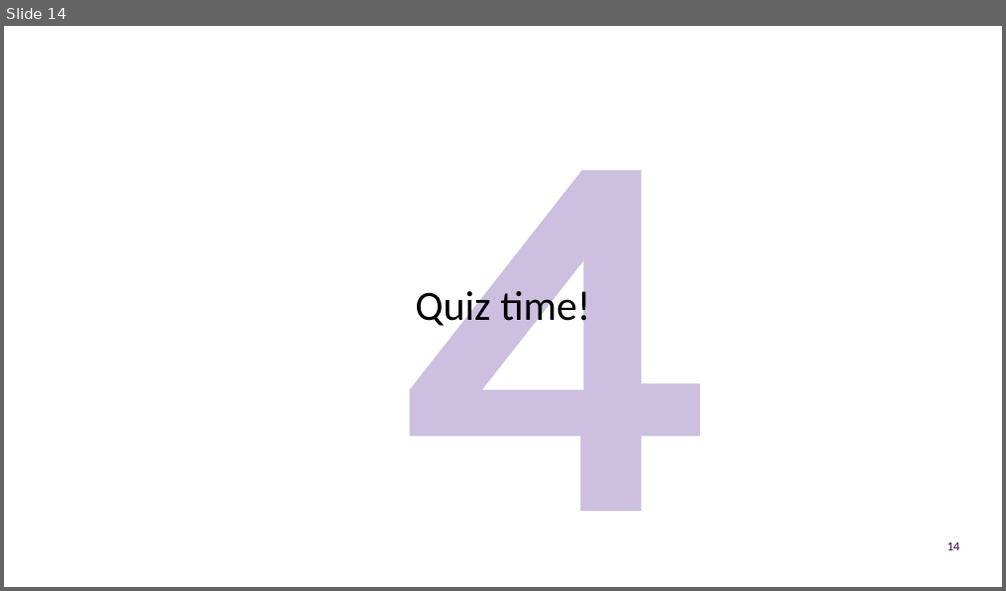
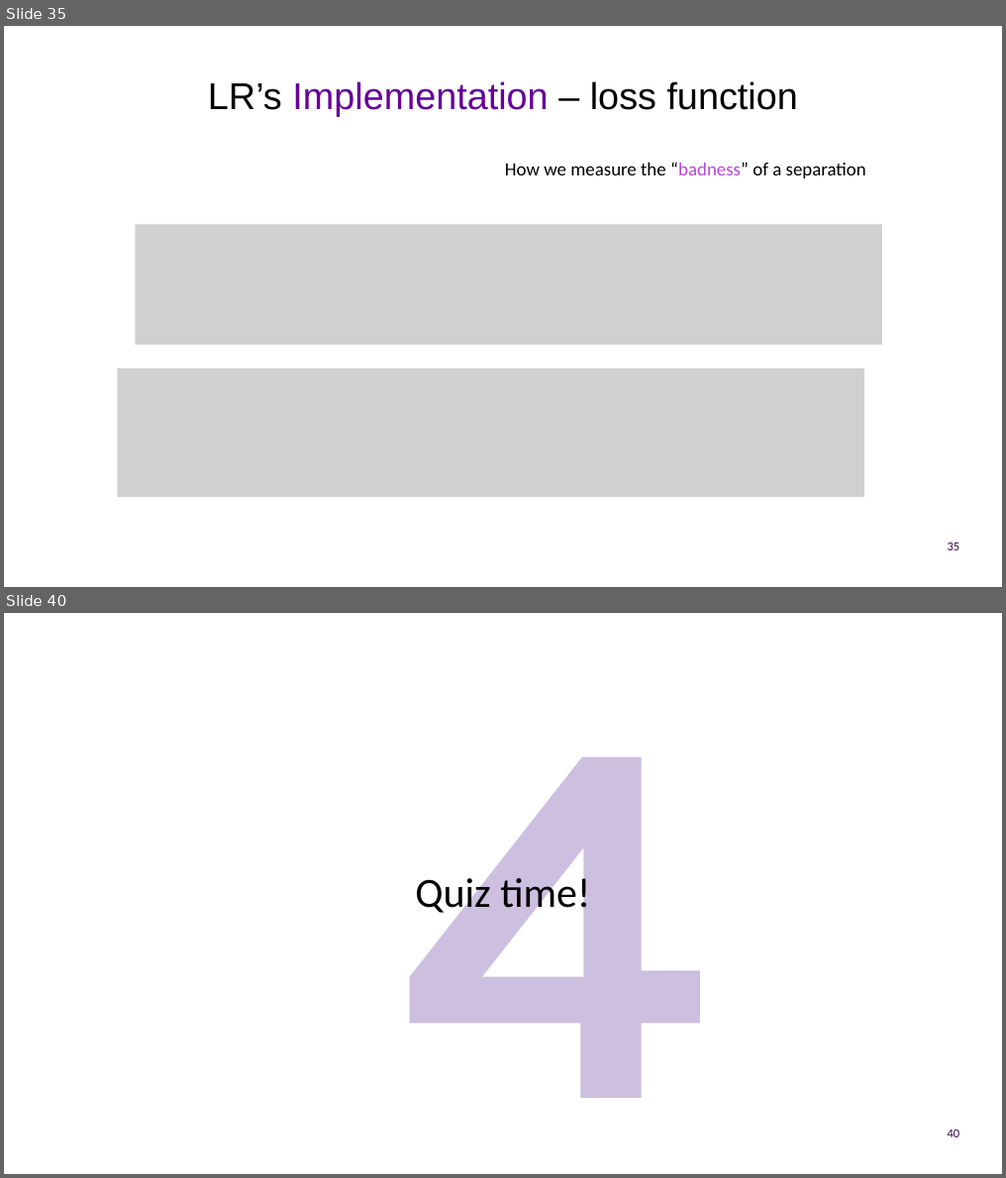
Before and after one commit to UOMDSS/workshops-2022-2023, a slide deck: semester-1/Week-7-EEG-Feeling-Emotions-Logistic-Regression/presentation.pptx. Shown one above the other, each under a label of ours: slide 14 before the commit, slides 35 and 40 after it; the slides between them are not shown. The pictures are 1006x591 and 1006x1178 pixels, drawn with LibreOffice and Linux fonts; fonts in the diff are those of the drawing; grey boxes stand for pictures; background and template pictures are left out. Boxes give left, top, right and bottom in pixels: in the first picture for what was removed or moved away, otherwise in the second. Text is boxed around its words. In the diff, an @@ line names an element or a change of style, - is before the commit and + after.

```diff
--- a/semester-1/Week-7-EEG-Feeling-Emotions-Logistic-Regression/presentation.pptx
+++ b/semester-1/Week-7-EEG-Feeling-Emotions-Logistic-Regression/presentation.pptx
@@ slide 35 added at (4,26,1002,587), background #FFFFFF @@
@@ title added at (208,81,798,117), 36 pt, text #000000 @@
+LR’s Implementation – loss function
@@ text added at (505,162,866,178), 18 pt, text #000000 @@
+How we measure the “badness” of a separation
@@ picture added at (135,224,882,345) @@
@@ picture added at (117,369,864,497) @@
@@ page number added at (947,543,960,551), 12 pt, text #3B054F @@
+35
@@ what was slide 14 is now slide 40 @@
@@ page number at (947,1130,960,1138): text changed @@
-14
+40
```
Also in this commit, not shown: 7 slides changed, 26 other slides added, 6 slides removed.
